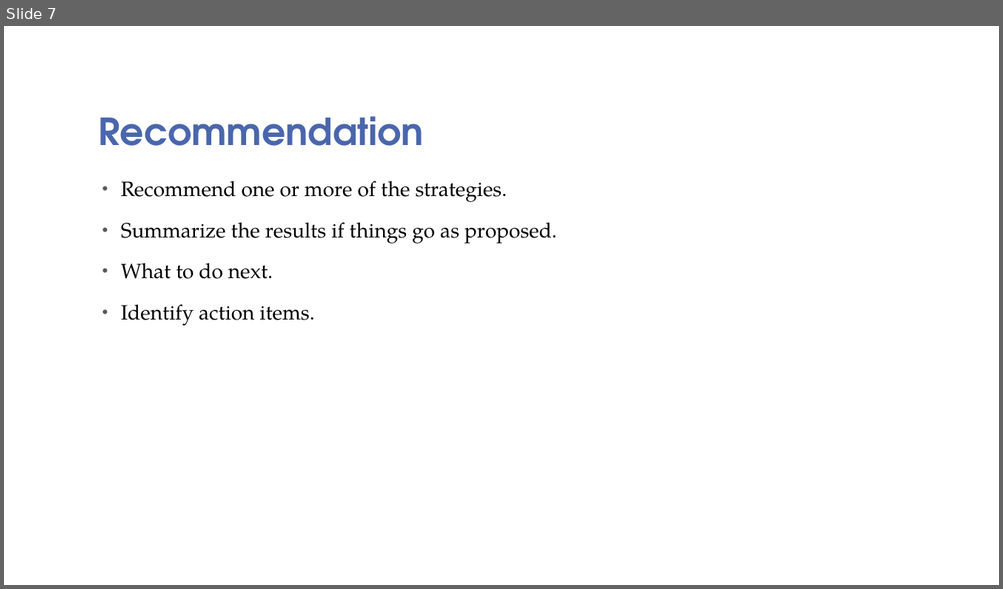
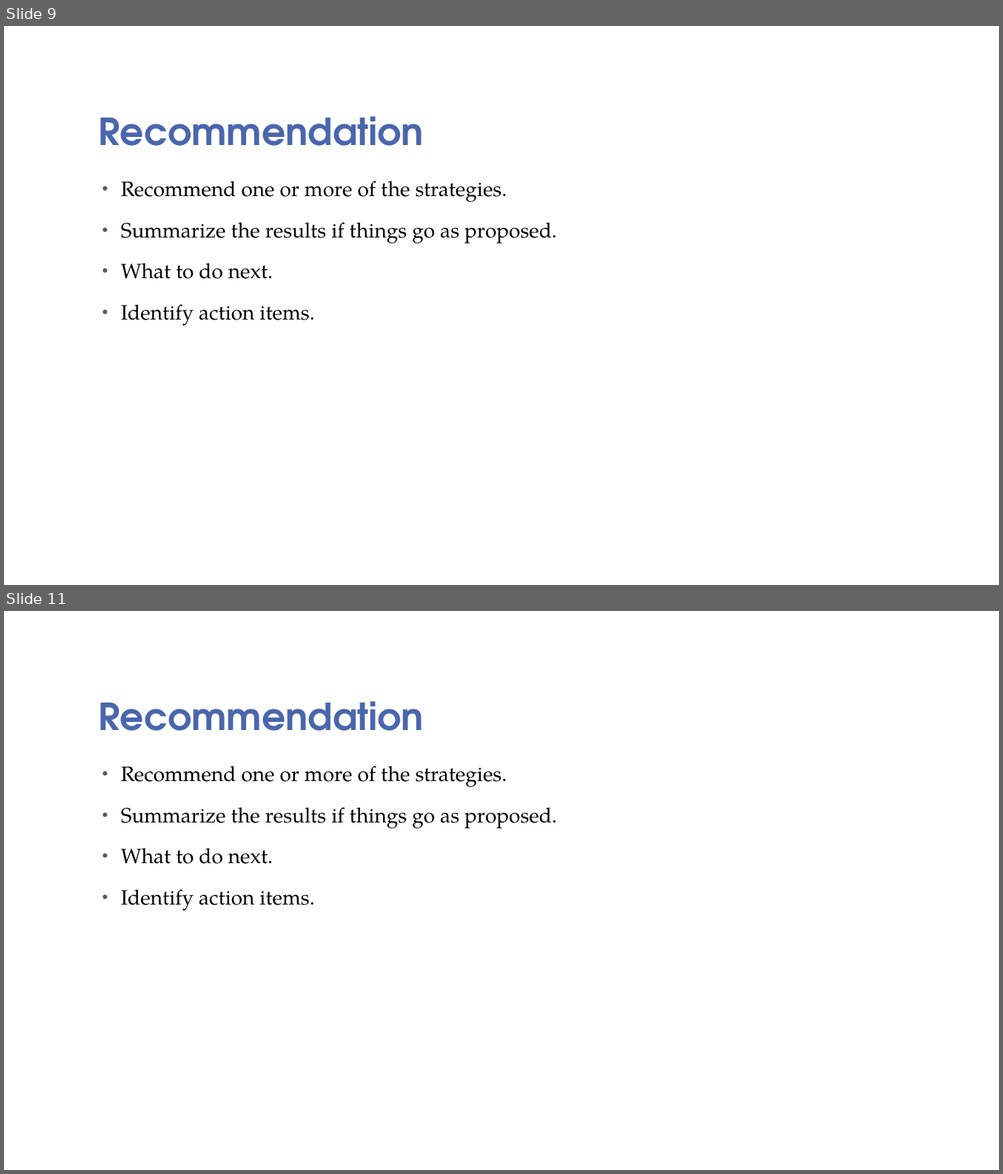
Before and after one commit to sswamyn/aiml_notes, a slide deck: AI_ML-GenAI-an-Overview-Q12024.pptx. Shown one above the other, each under a label of ours: slide 7 before the commit, slides 9 and 11 after it; the slides between them are not shown. The pictures are 1003x589 and 1003x1174 pixels, drawn with LibreOffice and Linux fonts; fonts in the diff are those of the drawing; background and template pictures are left out. Boxes give left, top, right and bottom in pixels: in the first picture for what was removed or moved away, otherwise in the second. Text is boxed around its words. In the diff, an @@ line names an element or a change of style, - is before the commit and + after.

```diff
--- a/AI_ML-GenAI-an-Overview-Q12024.pptx
+++ b/AI_ML-GenAI-an-Overview-Q12024.pptx
@@ slide 11 added at box(4, 611, 999, 1170), background picture (left out) @@
@@ title added at box(99, 701, 424, 731), 36 pt, text #4A66AC, bold @@
+Recommendation
@@ text added at box(121, 766, 557, 911), 20 pt, text #000000 @@
+• Recommend one or more of the strategies.
+• Summarize the results if things go as proposed.
+• What to do next.
+• Identify action items.
@@ what was slide 7 is now slide 9 @@
```
Also in this commit, not shown: 2 slides changed, 7 other slides added, 3 slides removed, 4 other files.
